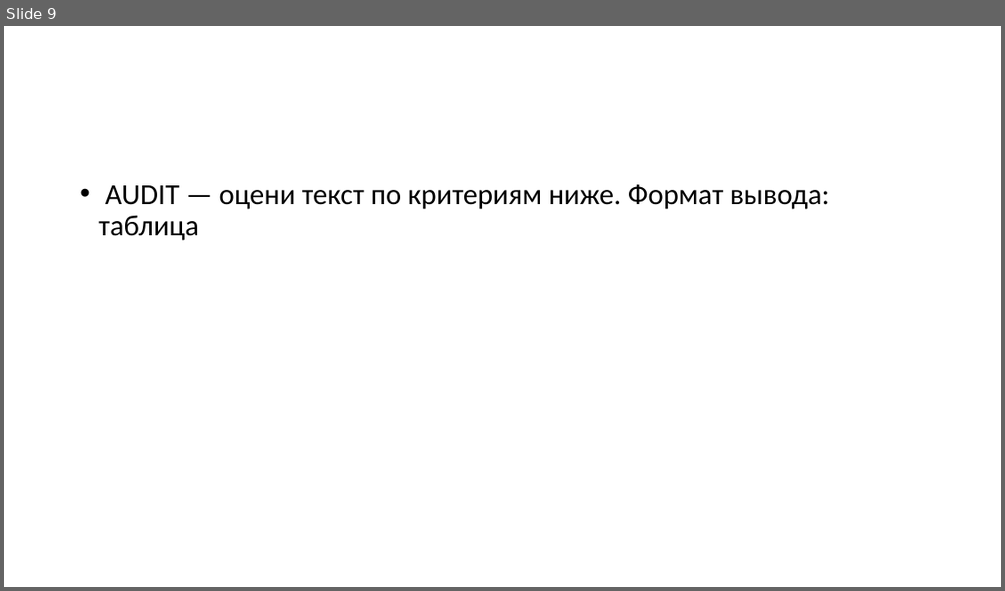
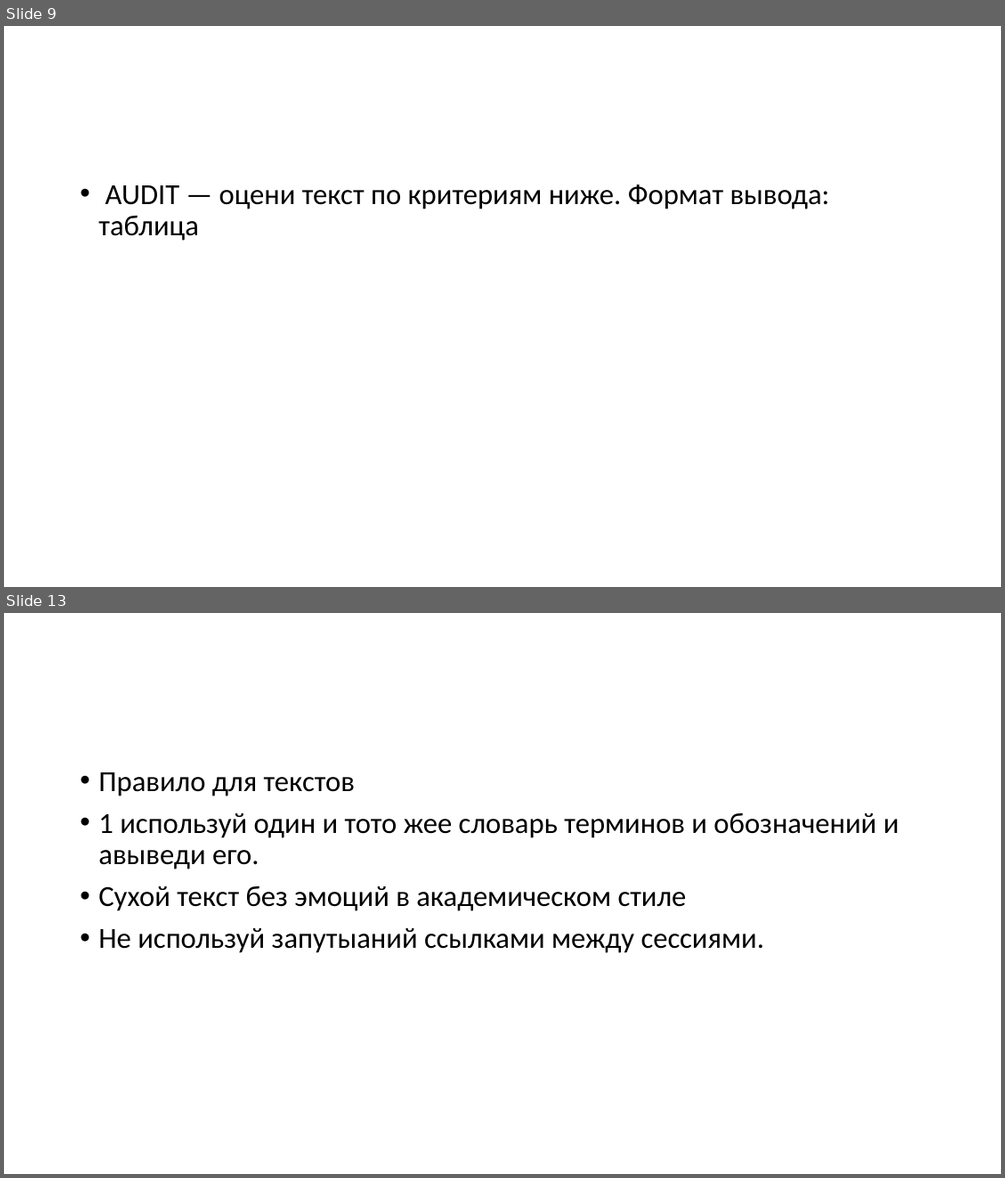
Before and after one commit to MVRonkin/MLSystemDesignCourse, a slide deck: 2026/science work.pptx. Shown one above the other, each under a label of ours: slide 9 before the commit, slides 9 and 13 after it; the slides between them are not shown. The pictures are 1005x591 and 1005x1178 pixels, drawn with LibreOffice and Linux fonts; fonts in the diff are those of the drawing. Boxes give left, top, right and bottom in pixels: in the first picture for what was removed or moved away, otherwise in the second. Text is boxed around its words. In the diff, an @@ line names an element or a change of style, - is before the commit and + after.

```diff
--- a/2026/science work.pptx
+++ b/2026/science work.pptx
@@ slide 13 added at <box>4,613,1001,1174</box>, background #FFFFFF @@
@@ text added at <box>98,772,899,953</box>, 28 pt, text #000000 @@
+• Правило для текстов
+• 1 используй один и тото жее словарь терминов и обозначений и авыведи его.
+• Сухой текст без эмоций в академическом стиле
+• Не используй запутыаний ссылками между сессиями.
```
Also in this commit, not shown: 2 slides changed, 2 other slides added, 1 other file.
